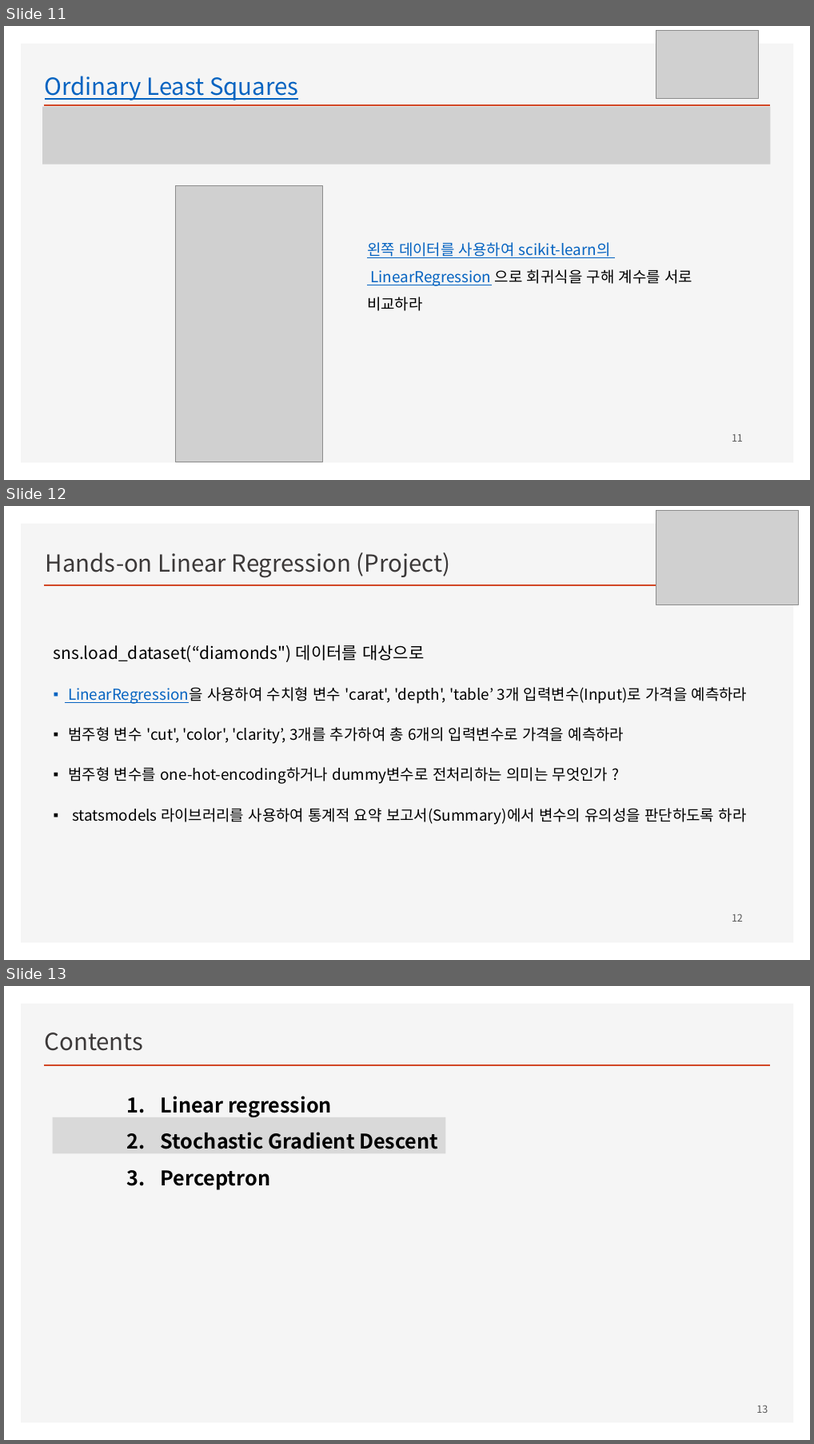
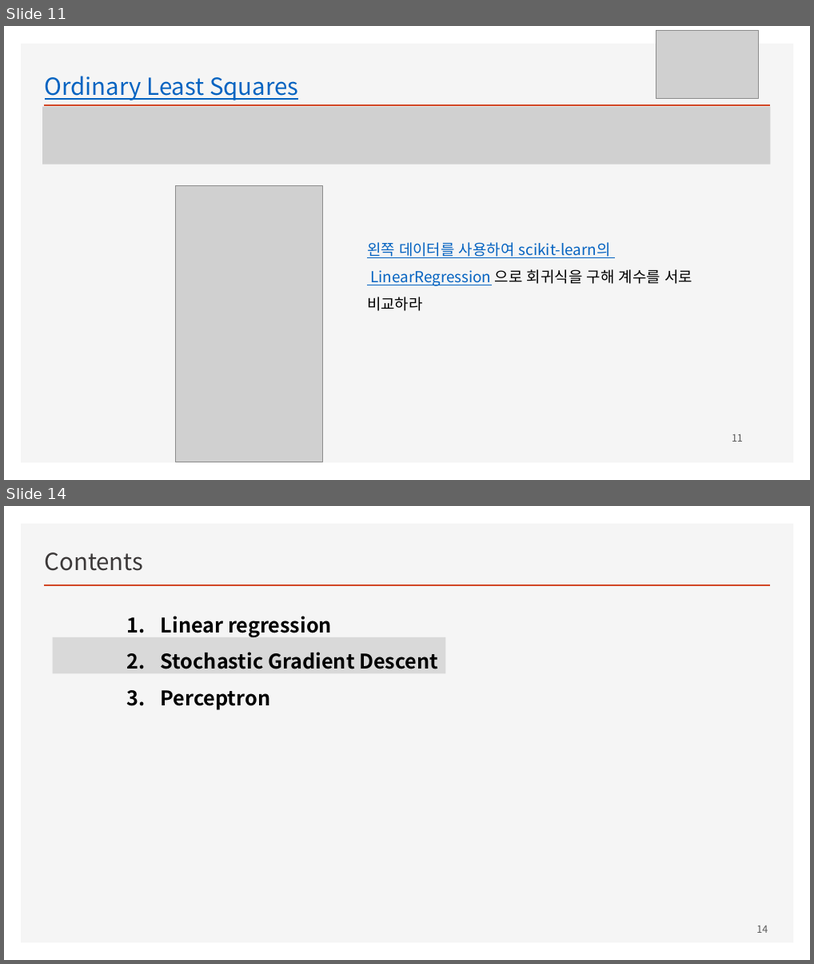
Before and after one commit to ancestor9/mathematics-for-machine-learning, a slide deck: w4_Perceptron_Regression.pptx. Shown one above the other, each under a label of ours: slides 11, 12 and 13 before the commit, slides 11 and 14 after it; the slides between them are not shown. The pictures are 814x1444 and 814x964 pixels, drawn with LibreOffice and Linux fonts; fonts in the diff are those of the drawing; grey boxes stand for pictures; background and template pictures are left out. Boxes give left, top, right and bottom in pixels: in the first picture for what was removed or moved away, otherwise in the second. Text is boxed around its words. In the diff, an @@ line names an element or a change of style, - is before the commit and + after.

```diff
--- a/w4_Perceptron_Regression.pptx
+++ b/w4_Perceptron_Regression.pptx
@@ slide 12 removed at (4, 506, 810, 960), background #FFFFFF; not listed: 2 template elements that a slide beside it also shows @@
@@ picture removed at (657, 510, 799, 604) @@
@@ text removed at (46, 552, 450, 578) @@
-Hands-on Linear Regression (Project)
@@ text removed at (54, 644, 748, 824) @@
-sns.load_dataset(“diamonds") 데이터를 대상으로
-▪ LinearRegression을 사용하여 수치형 변수 'carat', 'depth', 'table’ 3개 입력변수(Input)로 가격을 예측하라
-  ▪ 범주형 변수 'cut', 'color', 'clarity’, 3개를 추가하여 총 6개의 입력변수로 가격을 예측하라
-  ▪ 범주형 변수를 one-hot-encoding하거나 dummy변수로 전처리하는 의미는 무엇인가 ?
-▪ statsmodels 라이브러리를 사용하여 통계적 요약 보고서(Summary)에서 변수의 유의성을 판단하도록 하라
@@ page number removed at (732, 913, 743, 921) @@
-12
@@ what was slide 13 is now slide 14 @@
@@ page number at (757, 925, 768, 932): text changed @@
-13
+14
```
Also in this commit, not shown: 4 slides changed, 4 slides added.
